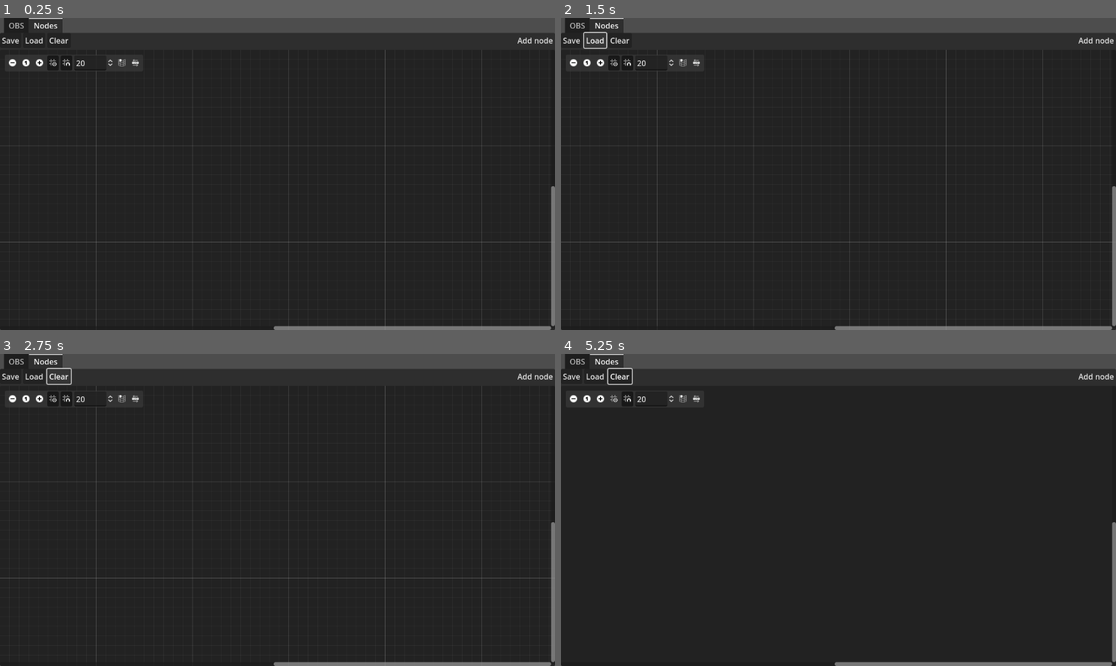
Above: before the commit, frames 1-4 (two rows, left to right).
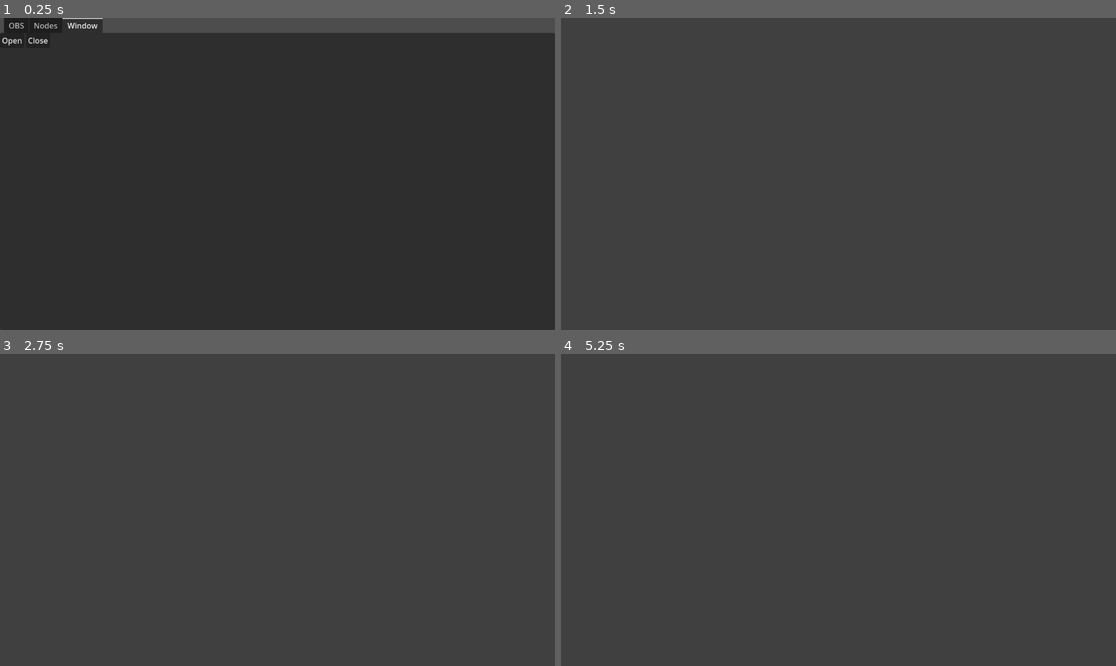
Above: after the commit, the same moments.

Repository: open-source-church/hirondelle-godot
Game: Godot game, scene res://scenes/controls/test.tscn
The game is run twice, just before and just after one commit, with the same random seed, the same clock (stepped at 60 frames per second) and the same inputs. The project has no main scene, so this scene is started directly.
Inputs (mouse positions are in pixels of both pictures, inside the frame that each line leads up to):
- Up to frame 1 (0.25 s): no input
- Up to frame 2 (1.5 s): click (572, 39) at 0.5 s, where only the run after the commit has a clickable "Open"; click (594, 39) at 1.25 s, where only the run before the commit has a clickable "Load"
- Up to frame 3 (2.75 s): click (61, 375) at 2 s, where only the run before the commit has a clickable "Clear"
- Up to frame 4 (5.25 s): click (1093, 375) at 2.75 s, where only the run before the commit has a clickable "Add node"; click (572, 397) at 3.52 s; click (599, 397) at 4.27 s; click (616, 397) at 5.02 s

The runs differ from the first frame. In frame 1, 2.1% of the frame differs, in the area x 0-100%, y 0-100%; in frame 2, 81%; in frame 3, 82%; in frame 4, 90%.

Commit message:
Adds external window to display some effect(WIP)

Diff:
--- /dev/null
+++ b/particles/fireworks_particles.gd
@@ -0,0 +1,19 @@
+@tool
+extends Node2D
+
+@onready var trails: GPUParticles2D = %Trails
+@onready var explosion: GPUParticles2D = %Explosion
+
+@export var emitting := false:
+	set(val): trails.emitting = val
+	get(): return trails.emitting
+
+# Called when the node enters the scene tree for the first time.
+func _ready() -> void:
+	trails.process_material.sub_emitter_amount_at_end = 100
+	trails.finished.connect(func (): emitting = false)
+
+
+# Called every frame. 'delta' is the elapsed time since the previous frame.
+func _process(delta: float) -> void:
+	pass
--- /dev/null
+++ b/particles/fireworks_particles.tscn
@@ -0,0 +1,109 @@
+[gd_scene load_steps=18 format=3 uid="uid://bconrh2va6eu2"]
+
+[ext_resource type="Script" path="res://particles/fireworks_particles.gd" id="1_rgkjd"]
+
+[sub_resource type="CanvasItemMaterial" id="CanvasItemMaterial_gnc2e"]
+blend_mode = 1
+
+[sub_resource type="Curve" id="Curve_hi1m8"]
+_data = [Vector2(0, 0.516483), 0.0, 0.0, 0, 0, Vector2(1, 0), -2.11538, 0.0, 0, 0]
+point_count = 2
+
+[sub_resource type="CurveTexture" id="CurveTexture_hq41f"]
+curve = SubResource("Curve_hi1m8")
+
+[sub_resource type="Gradient" id="Gradient_44tp4"]
+colors = PackedColorArray(0, 1, 0, 1, 1, 1, 0, 1)
+
+[sub_resource type="GradientTexture1D" id="GradientTexture1D_ocxoo"]
+gradient = SubResource("Gradient_44tp4")
+
+[sub_resource type="ParticleProcessMaterial" id="ParticleProcessMaterial_o8vra"]
+lifetime_randomness = 0.5
+particle_flag_disable_z = true
+emission_shape = 3
+emission_box_extents = Vector3(15, 1, 1)
+direction = Vector3(0, -1, 0)
+initial_velocity_min = 800.0
+initial_velocity_max = 1200.0
+gravity = Vector3(0, 0, 0)
+damping_min = 1000.0
+damping_max = 1000.0
+color_initial_ramp = SubResource("GradientTexture1D_ocxoo")
+alpha_curve = SubResource("CurveTexture_hq41f")
+sub_emitter_mode = 2
+sub_emitter_amount_at_end = 100
+
+[sub_resource type="Gradient" id="Gradient_qcxda"]
+colors = PackedColorArray(0, 0, 0, 1, 1, 1, 1, 0)
+
+[sub_resource type="GradientTexture2D" id="GradientTexture2D_0iehh"]
+gradient = SubResource("Gradient_qcxda")
+width = 3
+fill_to = Vector2(0, 1)
+
+[sub_resource type="CanvasItemMaterial" id="CanvasItemMaterial_8k222"]
+blend_mode = 1
+
+[sub_resource type="Curve" id="Curve_peou5"]
+_data = [Vector2(0, 1), 0.0, 0.0, 0, 0, Vector2(1, 0), -3.51479, 0.0, 0, 0]
+point_count = 2
+
+[sub_resource type="CurveTexture" id="CurveTexture_18p2m"]
+curve = SubResource("Curve_peou5")
+
+[sub_resource type="Gradient" id="Gradient_adrnk"]
+colors = PackedColorArray(1, 0, 0, 1, 0.901961, 0.533333, 0, 1)
+
+[sub_resource type="GradientTexture1D" id="GradientTexture1D_co1ix"]
+gradient = SubResource("Gradient_adrnk")
+
+[sub_resource type="ParticleProcessMaterial" id="ParticleProcessMaterial_lket8"]
+lifetime_randomness = 1.0
+particle_flag_disable_z = true
+direction = Vector3(1, 1, 0)
+spread = 180.0
+initial_velocity_min = 50.0
+initial_velocity_max = 150.0
+gravity = Vector3(0, 98, 0)
+damping_max = 100.0
+scale_min = 0.5
+color_initial_ramp = SubResource("GradientTexture1D_co1ix")
+alpha_curve = SubResource("CurveTexture_18p2m")
+
+[sub_resource type="Gradient" id="Gradient_3nfku"]
+colors = PackedColorArray(1, 1, 1, 1, 1, 1, 1, 0)
+
+[sub_resource type="GradientTexture2D" id="GradientTexture2D_6e2y3"]
+gradient = SubResource("Gradient_3nfku")
+width = 3
+fill_to = Vector2(0, 1)
+
+[node name="Fireworks" type="Node2D"]
+script = ExtResource("1_rgkjd")
+
+[node name="Trails" type="GPUParticles2D" parent="."]
+unique_name_in_owner = true
+material = SubResource("CanvasItemMaterial_gnc2e")
+position = Vector2(580, 698)
+emitting = false
+amount = 25
+sub_emitter = NodePath("Explosion")
+process_material = SubResource("ParticleProcessMaterial_o8vra")
+texture = SubResource("GradientTexture2D_0iehh")
+lifetime = 2.0
+explosiveness = 0.59
+local_coords = true
+trail_enabled = true
+trail_lifetime = 0.25
+
+[node name="Explosion" type="GPUParticles2D" parent="Trails"]
+unique_name_in_owner = true
+material = SubResource("CanvasItemMaterial_8k222")
+emitting = false
+amount = 1000
+process_material = SubResource("ParticleProcessMaterial_lket8")
+texture = SubResource("GradientTexture2D_6e2y3")
+lifetime = 3.0
+local_coords = true
+trail_enabled = true
--- a/project.godot
+++ b/project.godot
@@ -18,3 +18,9 @@
 
 E="*res://globals/enums.gd"
 G="*res://globals/global.gd"
+
+[display]
+
+window/subwindows/embed_subwindows=false
+window/per_pixel_transparency/allowed=true
+window/vsync/vsync_mode=0
--- a/scenes/controls/test.tscn
+++ b/scenes/controls/test.tscn
@@ -1,9 +1,10 @@
-[gd_scene load_steps=7 format=3 uid="uid://ify8n5m8sqwh"]
+[gd_scene load_steps=8 format=3 uid="uid://ify8n5m8sqwh"]
 
 [ext_resource type="Script" path="res://scenes/controls/test.gd" id="1_6p6jm"]
 [ext_resource type="Script" path="res://scenes/nodes/graph_edit_test.gd" id="1_s4m1c"]
 [ext_resource type="PackedScene" uid="uid://dmpvvn1io6hex" path="res://scenes/controls/add_node_button.tscn" id="2_jbatr"]
 [ext_resource type="PackedScene" uid="uid://b2ohh7hvqfpk5" path="res://scenes/obs_view.tscn" id="2_v0q7l"]
+[ext_resource type="PackedScene" uid="uid://bfi1b0q6loi78" path="res://scenes/window/window_view.tscn" id="5_65jdw"]
 
 [sub_resource type="Gradient" id="Gradient_qfcjl"]
 colors = PackedColorArray(0, 1, 0, 1, 0, 1, 0, 0)
@@ -32,13 +33,14 @@
 anchor_bottom = 1.0
 grow_horizontal = 2
 grow_vertical = 2
-current_tab = 1
+current_tab = 2
 
 [node name="OBS" parent="TabContainer" instance=ExtResource("2_v0q7l")]
 visible = false
 layout_mode = 2
 
 [node name="Nodes" type="VBoxContainer" parent="TabContainer"]
+visible = false
 layout_mode = 2
 metadata/_tab_index = 1
 
@@ -86,6 +88,9 @@
 offset_bottom = 232.0
 texture = SubResource("GradientTexture2D_xb823")
 
+[node name="Window" parent="TabContainer" instance=ExtResource("5_65jdw")]
+layout_mode = 2
+
 [connection signal="child_entered_tree" from="TabContainer/Nodes/GraphEdit" to="TabContainer/Nodes/GraphEdit" method="on_child_enter_tree"]
 [connection signal="connection_request" from="TabContainer/Nodes/GraphEdit" to="TabContainer/Nodes/GraphEdit" method="_on_connection_request"]
 [connection signal="disconnection_request" from="TabContainer/Nodes/GraphEdit" to="TabContainer/Nodes/GraphEdit" method="_on_disconnection_request"]
--- a/scenes/nodes/graph_edit_test.gd
+++ b/scenes/nodes/graph_edit_test.gd
@@ -31,7 +31,7 @@
 	G.graph = self
 	add_valid_connection_type(TYPES.INT, TYPES.FLOAT)
 	add_node_button.add_node.connect(add_node)
-	popup_request.connect(show_popup)
+	#popup_request.connect(show_popup) # FIXME: see comment in show_popup
 
 func on_child_enter_tree(node : Node):
 	if node is HBaseNode:
@@ -56,7 +56,10 @@
 		return
 	var node = resource.front().new()
 	add_child(node)
-	node.position_offset = (get_local_mouse_position() + scroll_offset) / zoom
+	# At mouse position
+	#node.position_offset = (get_local_mouse_position() + scroll_offset) / zoom
+	# At center
+	node.position_offset = (size / 2 + scroll_offset) / zoom
 	return node
 
 func _unhandled_input(event: InputEvent) -> void:
@@ -64,9 +67,11 @@
 		if event.button_index == MOUSE_BUTTON_RIGHT and not event.pressed:
 			print("Popup Menu")
 
+## FIXME: doesn't work with multiple windows: some components lose ability to focus ..?
 func show_popup(at_position: Vector2) -> void:
 	var popup = add_node_button.get_popup()
-	popup.position = at_position
+	#popup.position = at_position
+	popup.position = Vector2(get_window().position) + at_position
 	popup.show()
 
 func get_connections_from_node_and_port(from_node: String, from_port: int) -> Array:
--- a/scenes/nodes/ports/base_port.tscn
+++ b/scenes/nodes/ports/base_port.tscn
@@ -55,6 +55,7 @@
 alignment = 1
 
 [node name="OptionButton" type="OptionButton" parent="."]
+visible = false
 layout_mode = 2
 
 [node name="CheckButton" type="CheckButton" parent="."]
--- /dev/null
+++ b/scenes/window/h_window.gd
@@ -0,0 +1,2 @@
+extends Window
+class_name HWindow
--- /dev/null
+++ b/scenes/window/h_window.tscn
@@ -0,0 +1,13 @@
+[gd_scene load_steps=3 format=3 uid="uid://0kw6fnk07v5x"]
+
+[ext_resource type="Script" path="res://scenes/window/h_window.gd" id="1_3lpn5"]
+[ext_resource type="PackedScene" uid="uid://bconrh2va6eu2" path="res://particles/fireworks_particles.tscn" id="2_tp4p8"]
+
+[node name="HWindow" type="Window"]
+transparent_bg = true
+title = "Hirondelle"
+initial_position = 2
+size = Vector2i(1280, 720)
+script = ExtResource("1_3lpn5")
+
+[node name="Fireworks" parent="." instance=ExtResource("2_tp4p8")]
--- /dev/null
+++ b/scenes/window/window_view.gd
@@ -0,0 +1,20 @@
+extends VBoxContainer
+
+@onready var btn_open: Button = %BtnOpen
+@onready var btn_close: Button = %BtnClose
+
+@onready var h_window: HWindow = %HWindow
+
+# Called when the node enters the scene tree for the first time.
+func _ready() -> void:
+	btn_open.pressed.connect(open_window)
+	btn_close.pressed.connect(func (): h_window.visible = false)
+
+func open_window():
+	h_window.size = Vector2i(1280, 720)
+	h_window.visible = true
+	h_window.transient = false
+	h_window.transparent = true
+	h_window.transparent_bg = true
+
+	print(h_window.position)
--- /dev/null
+++ b/scenes/window/window_view.tscn
@@ -0,0 +1,25 @@
+[gd_scene load_steps=3 format=3 uid="uid://bfi1b0q6loi78"]
+
+[ext_resource type="Script" path="res://scenes/window/window_view.gd" id="1_8tiw4"]
+[ext_resource type="PackedScene" uid="uid://0kw6fnk07v5x" path="res://scenes/window/h_window.tscn" id="2_qdpip"]
+
+[node name="Window" type="VBoxContainer"]
+script = ExtResource("1_8tiw4")
+metadata/_tab_index = 2
+
+[node name="HBoxContainer" type="HBoxContainer" parent="."]
+layout_mode = 2
+
+[node name="BtnOpen" type="Button" parent="HBoxContainer"]
+unique_name_in_owner = true
+layout_mode = 2
+text = "Open"
+
+[node name="BtnClose" type="Button" parent="HBoxContainer"]
+unique_name_in_owner = true
+layout_mode = 2
+text = "Close"
+
+[node name="HWindow" parent="." instance=ExtResource("2_qdpip")]
+unique_name_in_owner = true
+visible = false
